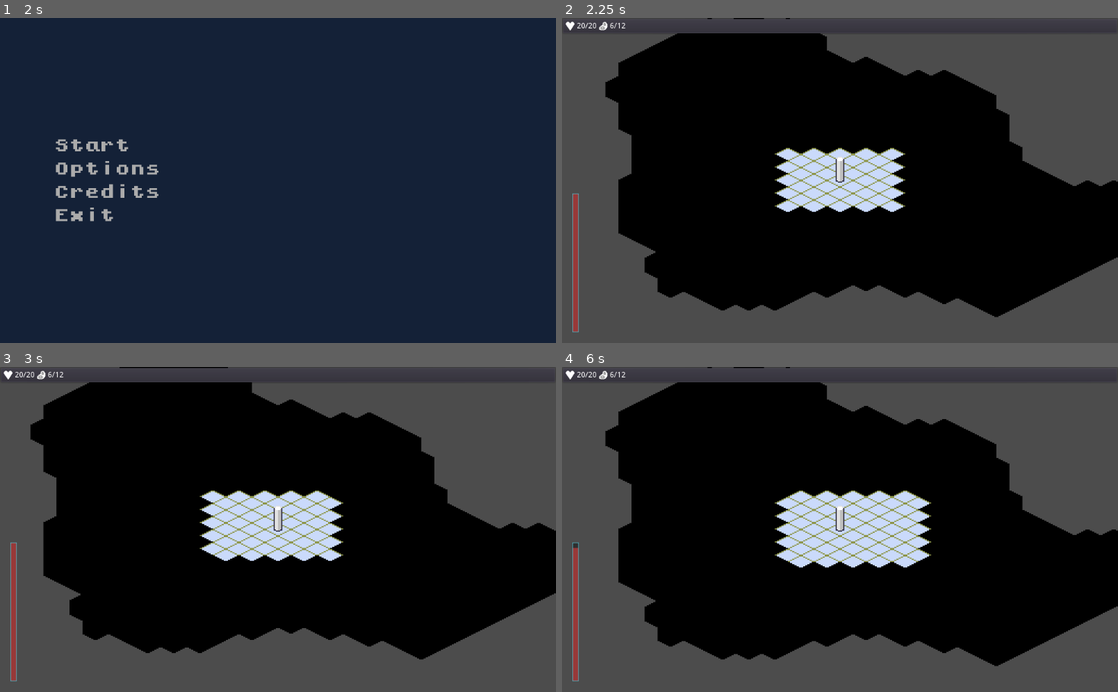
Above: before the commit, frames 1-4 (two rows, left to right).
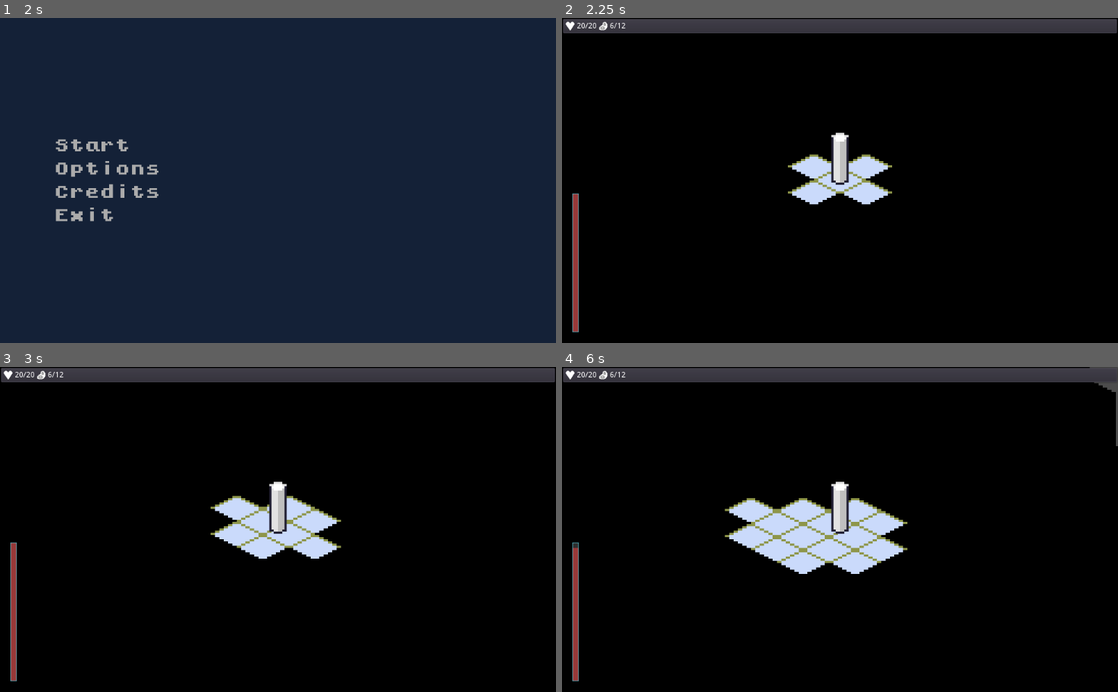
Above: after the commit, the same moments.

Repository: ZeeHatcher/project-forgotten
Game: Godot game, scene res://scenes/start_screen/start_screen.tscn
Same seed, same stepped clock (60 frames per second), same inputs: the game is played once before the commit and once after it.
Inputs (mouse positions are in pixels of both pictures, inside the frame that each line leads up to):
- Up to frame 1 (2 s): tap Enter at 0.5, 1.25 s; move the mouse to (400, 164) at 0.52 s; hold D (move_right) 0.53-1.28 s; click (400, 164) at 0.67 s; tap Space (ui_select) at 0.77, 1.52 s; move the mouse to (166, 196) at 1.27 s; hold S (move_down) from 1.28 s (still down)
- Up to frame 2 (2.25 s): release S (move_down) at 2 s; click "Start" at 2 s
- Up to frame 3 (3 s): tap Enter at 2.75 s; move the mouse to (333, 458) at 2.77 s; hold D (move_right) from 2.78 s (still down)
- Up to frame 4 (6 s): move the mouse to (812, 594) at 3.52 s; release D (move_right) at 3.53 s; hold W (move_up) 3.53-4.28 s; click (812, 594) at 3.67 s; tap Space (ui_select) at 3.77, 4.52, 5.27, 5.75 s; move the mouse to (1006, 578) at 4.27 s; hold A (move_left) 4.28-5.78 s; move the mouse to (673, 480) at 5.02 s; move the mouse to (867, 529) at 5.77 s; hold S (move_down) from 5.78 s (still down); click (867, 529) at 5.92 s

Frame 1 is identical in both runs. In frame 2, 40% of the frame differs, in the area x 0-100%, y 0-100%; in frame 3, 40%; in frame 4, 42%.

Commit message:
modified player movement speed, movement input is constantly detected

Diff:
--- a/entities/player/player.gd
+++ b/entities/player/player.gd
@@ -33,7 +33,7 @@
 
 func _unhandled_input(event: InputEvent) -> void:
 	for action in INPUTS.keys():
-		if event.is_action_pressed(action):
+		if event.is_action(action):
 			var dir: Vector2 = INPUTS[action]
 			if not _tween.is_active() and not _will_collide(dir):
 				move(dir)
@@ -55,7 +55,7 @@
 func _animate_movement(dir: Vector2) -> void:
 	_tween.interpolate_property(self, "position",
 		position, position + dir,
-		0.1, Tween.TRANS_SINE, Tween.EASE_IN_OUT)
+		0.5, Tween.TRANS_SINE, Tween.EASE_OUT)
 	_tween.start()
 
 
--- a/main.tscn
+++ b/main.tscn
@@ -200,7 +200,7 @@
 [node name="Camera2D" type="Camera2D" parent="."]
 position = Vector2( 0, 6 )
 current = true
-zoom = Vector2( 0.5, 0.5 )
+zoom = Vector2( 0.25, 0.25 )
 
 [node name="CanvasLayer" type="CanvasLayer" parent="."]
 
--- a/test.gd
+++ b/test.gd
@@ -8,7 +8,7 @@
 
 
 func _ready():
-	unfog_tilemap(_player.global_position, 5)
+	unfog_tilemap(_player.global_position, 2)
 
 
 func _on_EventTiles_event_triggered(event_name: String):
@@ -26,7 +26,7 @@
 
 
 func _on_Player_moved(new_pos):
-	unfog_tilemap(new_pos, 5)
+	unfog_tilemap(new_pos, 2)
 
 
 func _on_Player_dead():
